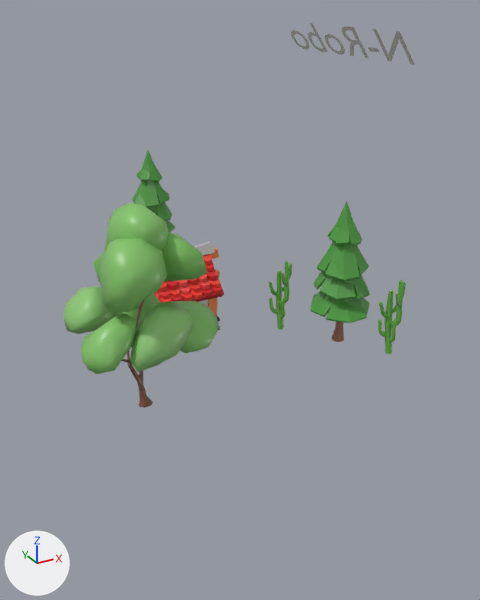
The glTF model assets/pb_thu.glb as it was, and as the next commit left it.
The view is the same before and after, from a 50 mm camera at (-12.5, -15.5, 13.5) aimed at (0.3, 7.7, 1.9). Every picture has the same lights, and +X, +Y and +Z are marked at lower left. Where no turn or scale is listed for an object, it has been applied to the vertices.

Objects in the first picture: 'N-ROBO', 'cactus_001', 'cactus_001.002', 'fir_001', 'fir_001.002', 'house_003', 'tree_001'.
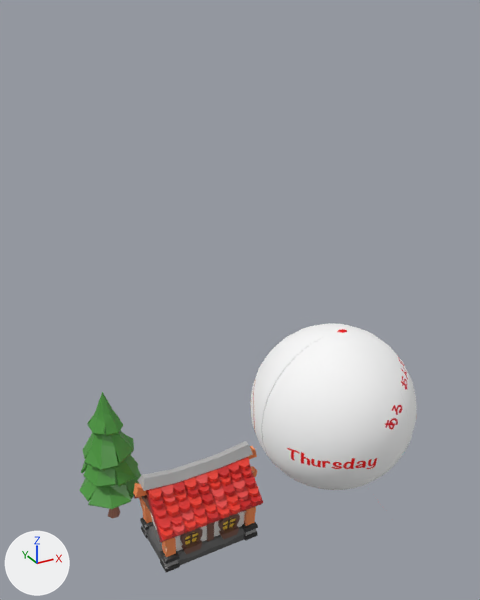
The change, as a list of edits to the scene's bpy script:
```text
Add img_furu_円_木曜:
    img_furu_円_木曜 = load_image('furu-円_木曜', '_unpacked/furu-____', 2268, 1701, 'sRGB')
Add mat_マテリアル:
    mat_マテリアル = principled_material('マテリアル')
    mat_マテリアル.texture = img_furu_円_木曜
    mat_マテリアル.metallic = 0.368
    mat_マテリアル.roughness = 1.0
Add me_球:
    me_球.from_pydata(...)  # a UV sphere (32 segments, 16 rings, poles along z) spanning x -2.92..2.92, y -2.92..2.92, z -2.92..2.92
    me_球.materials.append(mat_マテリアル)  # picture img_furu_円_木曜
Remove ob_tree_001:
    ob_tree_001 = bpy.data.objects.new('tree_001', me_mesh_017)
    ob_tree_001.location = (-5.25, 5.13, -0.21)
Change ob_fir_001:
    ob_fir_001.location: (3.68, 5.06, 0.38) -> (-6.31, 7.06, -6.56)
Remove ob_cactus_001:
    ob_cactus_001 = bpy.data.objects.new('cactus_001', me_sphere_010)
    ob_cactus_001.location = (4.43, 2.71, 0.63)
Change ob_house_003:
    ob_house_003.location: (-2.16, 10.39, 0.0) -> (-3.48, 4.54, -6.83)
Remove ob_fir_001_002:
    ob_fir_001_002 = bpy.data.objects.new('fir_001.002', me_mesh_023)
    ob_fir_001_002.location = (0.92, 19.42, 0.24)
Remove ob_cactus_001_002:
    ob_cactus_001_002 = bpy.data.objects.new('cactus_001.002', me_sphere_012)
    ob_cactus_001_002.location = (2.02, 7.15, 0.4)
Remove ob_n_robo:
    ob_n_robo = bpy.data.objects.new('N-ROBO', me_n_robo2_003)
    ob_n_robo.location = (1.65, -0.32, 12.03)
Add ob_球:
    ob_球 = bpy.data.objects.new('球', me_球)
    ob_球.location = (0.13, 0.65, 0.56)
```

Where the change shows, as pixel boxes [x1, y1, x2, y2] in the pictures (480 x 600 px):
'球', added: after [250, 323, 417, 490]
'tree_001', deleted (green): before [63, 203, 219, 408]
'house_003', moved: before [132, 241, 224, 346]; after [133, 441, 263, 572]
'fir_001', moved: before [310, 201, 370, 342]; after [80, 392, 141, 518]
'fir_001.002', deleted (green): before [132, 150, 175, 233]
'N-ROBO', deleted: before [291, 23, 415, 65]
'cactus_001', deleted (green): before [378, 280, 406, 354]
'cactus_001.002', deleted (green): before [269, 261, 292, 329]
